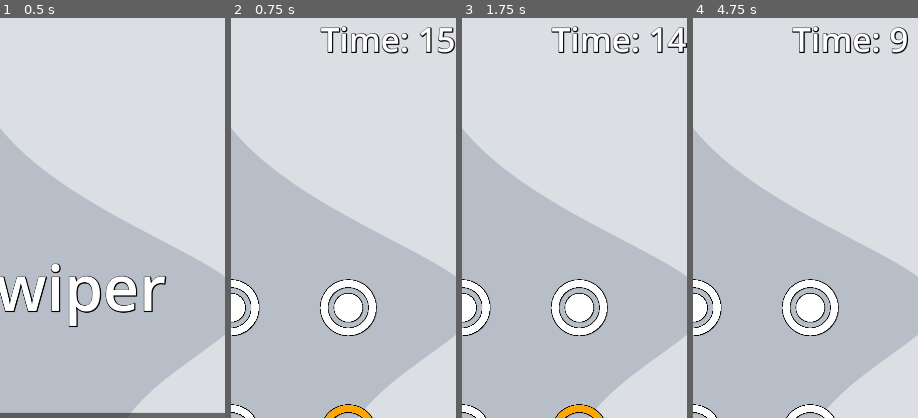
Above: before the commit, frames 1-4 (left to right).
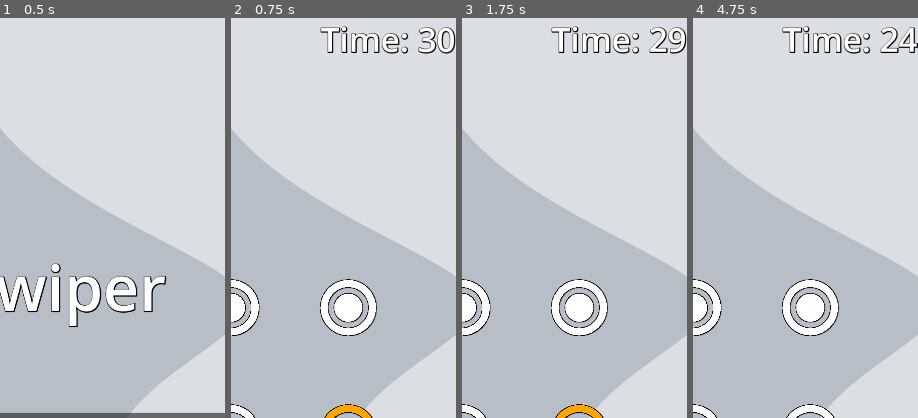
Above: after the commit, the same moments.

Repository: tJamesD/dot-line-matcher
Game: Godot game, scene res://Scenes/menu.tscn
Same seed, same stepped clock (60 frames per second), same inputs: the game is played once before the commit and once after it.
Inputs (mouse positions are % of the whole screen's width and height, from its top left):
- Up to frame 1 (0.5 s): no input
- Up to frame 2 (0.75 s): click "Play" at 0.5 s
- Up to frame 3 (1.75 s): drag from (24, 36) to (50, 36) at 1.27 s
- Up to frame 4 (4.75 s): drag from (50, 36) to (24, 36) at 2.02 s; move the mouse to (76, 36) at 2.77 s; click (76, 36) at 2.92 s; tap Enter at 3.5 s; drag from (24, 52) to (76, 36) at 3.52 s; tap Space at 4.25 s; drag from (50, 52) to (24, 52) at 4.27 s
The pictures show only the part of the screen within x 50-100%, y 0-50%; the shares and areas given below are measured in that part.

Frame 1 is identical in both runs. In frame 2, 0.6% of the frame differs, in the area x 83-100%, y 2-9%; in frame 3, 0.7%; in frame 4, 2.0%, in the area x 39-100%, y 2-9%.

Commit message:
timing improved, still need to prove you can reach the last level

Diff:
--- a/Scenes/main.tscn
+++ b/Scenes/main.tscn
@@ -64,7 +64,7 @@
 offset_left = 755.0
 offset_right = 1079.0
 offset_bottom = 110.0
-text = "Time: 15"
+text = "Time: 30"
 label_settings = SubResource("LabelSettings_21xkr")
 horizontal_alignment = 1
 vertical_alignment = 1
@@ -104,7 +104,7 @@
 
 [node name="DotManager" type="Node2D" parent="."]
 script = ExtResource("1_bo1nx")
-timer = 15
+time_increase_amount = 1.55
 animation_timer = 0.6
 
 [node name="Dot0" parent="DotManager" instance=ExtResource("1_jjgbg")]
--- a/Scripts/dots_manager.gd
+++ b/Scripts/dots_manager.gd
@@ -225,65 +225,90 @@
 	match score:
 		5:
 		#2:
-			gen_length +=1
-			level +=1
-			time_increase_amount = 2.6
-			timer+=4.0
+			#level2
+			gen_length +=1
+			level +=1
+			time_increase_amount = 2.15
+			timer+=10
 			level_increased.emit(level)
 
 		#4:
 		10:
-			gen_length +=1
-			level +=1
-			time_increase_amount = 3.7
-			timer+=4.0
+			#level3
+			gen_length +=1
+			level +=1
+			time_increase_amount = 2.75
+			timer+=10
 			level_increased.emit(level)
 		#6:
 		15:
-			gen_length +=1
-			level +=1
-			time_increase_amount = 4.8
-			timer+=4.0
+			#level4
+			gen_length +=1
+			level +=1
+			time_increase_amount = 3.35
+			timer+=15
 			timer_division_amount = 1.5
 			level_increased.emit(level)
 
 		#8:
 		25:
-			gen_length +=1
-			level +=1
-			time_increase_amount = 5.9
-			timer+=4.0
+			#level5
+			gen_length +=1
+			level +=1
+			time_increase_amount = 3.95
+			timer+=20
 			level_increased.emit(level)
 
 		#10:
 		35:
-			gen_length +=1
-			level +=1
-			time_increase_amount = 7.0
-			timer+=4.0
+			#level6
+			gen_length +=1
+			level +=1
+			time_increase_amount = 4.55
+			timer+=20
 			timer_division_amount = 1.25
 			level_increased.emit(level)
 
 
 		#12:
 		45:
-			gen_length +=1
-			level +=1
-			time_increase_amount = 8.1
-			timer+=5.0
+			#level 7
+			gen_length +=1
+			level +=1
+			time_increase_amount = 4.75
+			timer+=25
 			animation_timer -= 0.05
 			level_increased.emit(level)
 
 		#14:
 		55:
-			gen_length +=1
-			level +=1
-			time_increase_amount = 9.2
-			timer+=5
+			#level 8
+			gen_length +=1
+			level +=1
+			time_increase_amount = 4.85
+			timer+=40
 			animation_timer -= 0.05
 			timer_division_amount = 1.0
 			level_increased.emit(level)
 
+		65:
+			level +=1
+			time_increase_amount = 4.5
+			animation_timer -= 0.05
+			timer_division_amount = .75
+			level_increased.emit(level)
+		75:
+			level +=1
+			time_increase_amount = 4.25
+			animation_timer -= 0.05
+			timer_division_amount = .5
+			level_increased.emit(level)
+		85:
+			level +=1
+			time_increase_amount = 4.0
+			animation_timer -= 0.05
+			timer_division_amount = .25
+			level_increased.emit(level)
 
 
 
Not shown, changed: APK/DotLineMatcher.apk
Not shown, changed: APK/DotLineMatcher.apk.idsig
